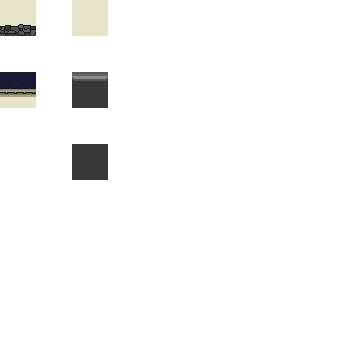
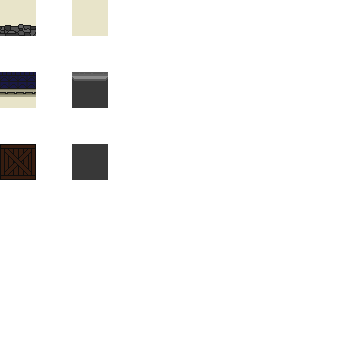
Revision of a layered w=360, h=360 image; what changed, layer by layer:
added layer "Pasted Layer" above "ActualLayer" over <box>0,144,36,180</box>
